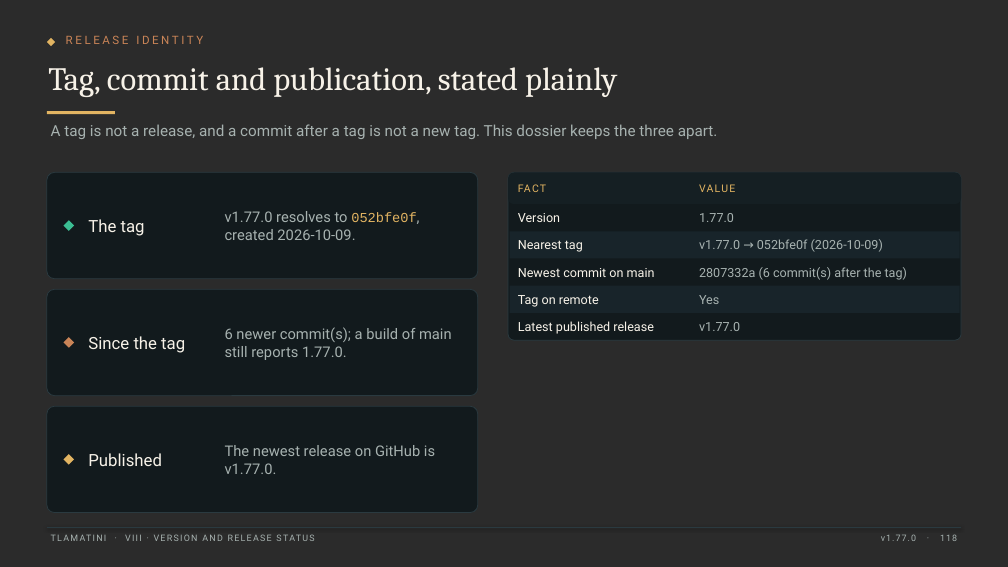
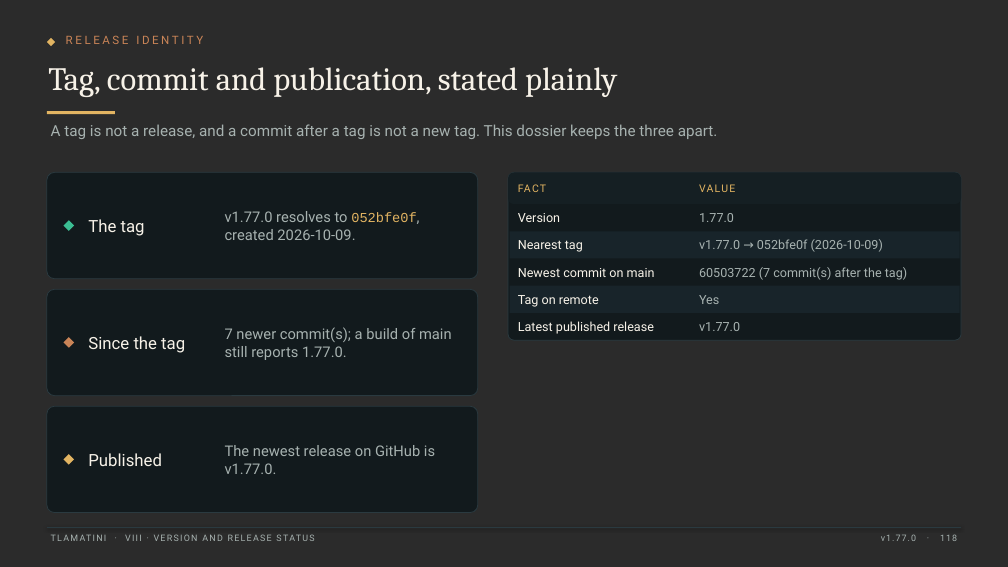
Before and after one commit to XAIHT/Tlamatini, a slide deck: slide 118 of Tlamatini_eXtended_Artificial_Intelligence_Humanly_Tempered.pptx. Drawn at 1008x567 pixels with LibreOffice and Linux fonts; fonts in the diff are those of the drawing; background and template pictures are left out; a plain dark background stands for a picture behind light text. Boxes give left, top, right and bottom in pixels: in the first picture for what was removed or moved away, otherwise in the second. Text is boxed around its words. In the diff, an @@ line names an element or a change of style, - is before the commit and + after.

```diff
--- a/Tlamatini_eXtended_Artificial_Intelligence_Humanly_Tempered.pptx
+++ b/Tlamatini_eXtended_Artificial_Intelligence_Humanly_Tempered.pptx
@@ text at (x1=699, y1=267, x2=907, y2=280): text changed @@
-2807332a (6 commit(s) after the tag)
+60503722 (7 commit(s) after the tag)
@@ text at (x1=225, y1=327, x2=452, y2=360): text changed @@
-6 newer commit(s); a build of main still reports 1.77.0.
+7 newer commit(s); a build of main still reports 1.77.0.
```
Also in this commit, not shown: 27 other slides changed, 6 other files.
